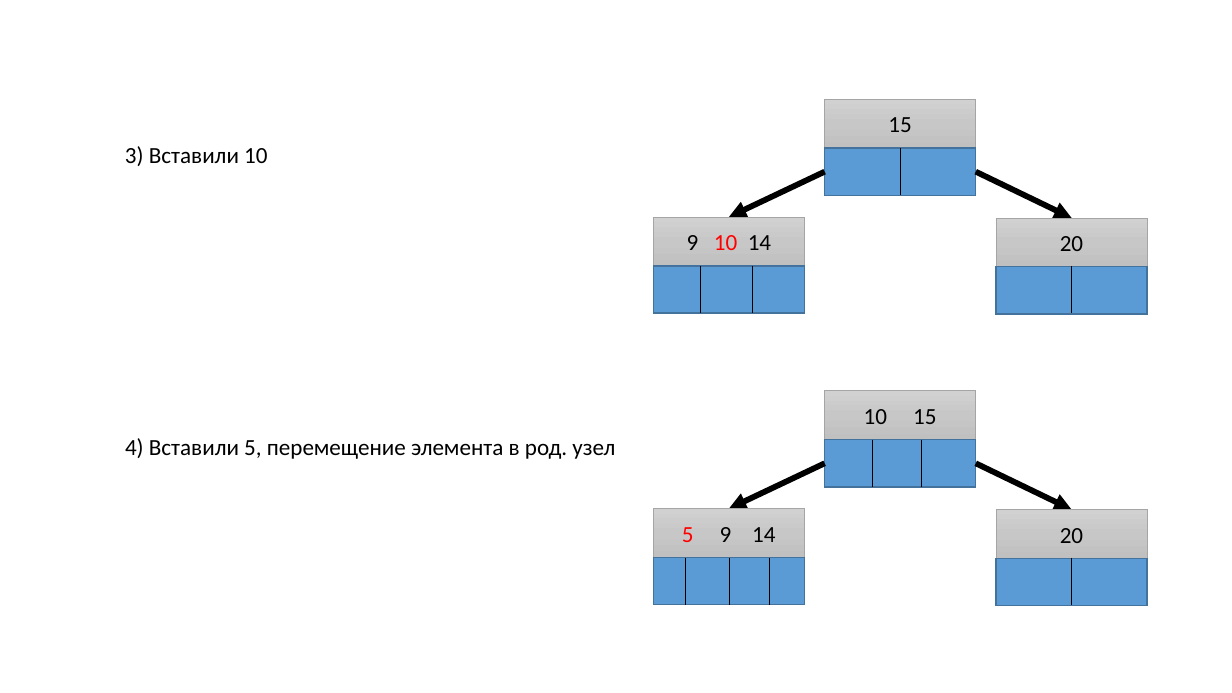
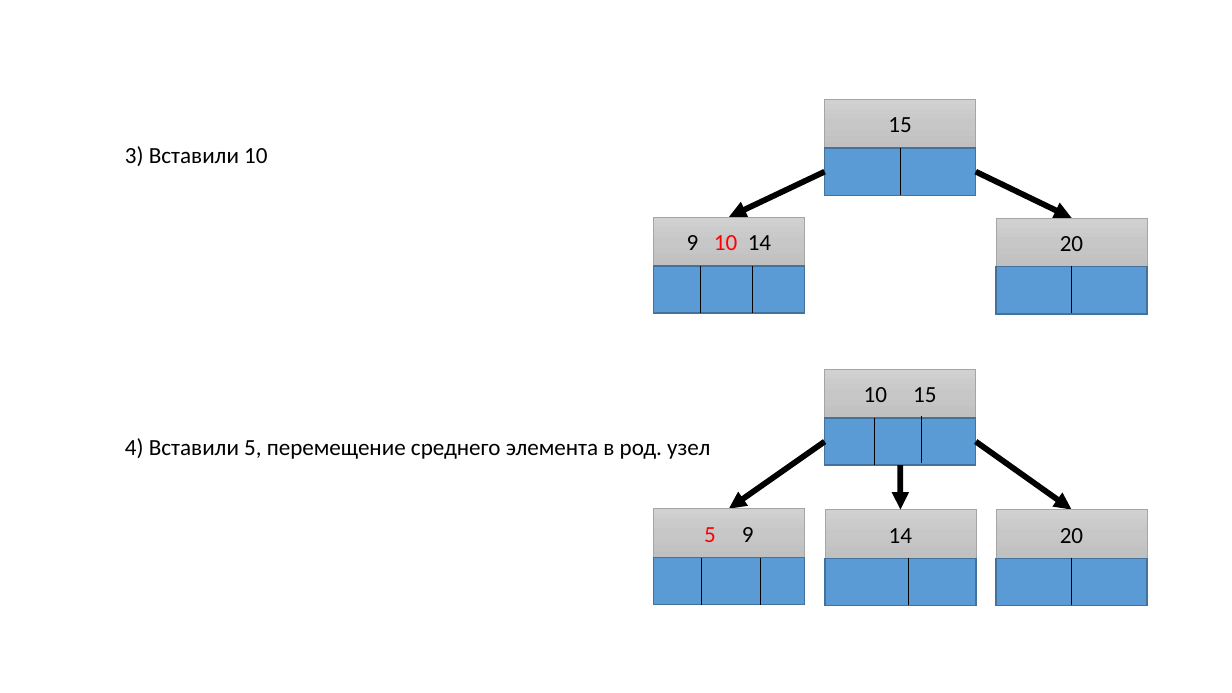
Before and after one commit to IluhaZaz/B_Tree, a slide deck: slide 8 of b_tree_final.pptx. Drawn at 1232x693 pixels with LibreOffice and Linux fonts; fonts in the diff are those of the drawing; background and template pictures are left out. Boxes give left, top, right and bottom in pixels: in the first picture for what was removed or moved away, otherwise in the second. Text is boxed around its words. In the diff, an @@ line names an element or a change of style, - is before the commit and + after.

```diff
--- a/b_tree_final.pptx
+++ b/b_tree_final.pptx
@@ 2 rectangles, 1 line: place and size @@
-2 rectangles, 1 line at [825, 391, 977, 487]
+2 rectangles, 1 line at [825, 369, 977, 465]
@@ line moved from (921, 440) - (921, 487) to (921, 416) - (921, 463) @@
@@ text at [125, 438, 710, 459]: text changed @@
-4) Вставили 5, перемещение элемента в род. узел
+4) Вставили 5, перемещение среднего элемента в род. узел
@@ arrow moved from (825, 463) - (729, 509) to (825, 442) - (729, 509) @@
@@ arrow moved from (976, 463) - (1072, 509) to (976, 442) - (1072, 509) @@
@@ arrow added from (900, 465) to (901, 509), #000000 4.5 pt @@
@@ rectangle added at [825, 509, 977, 558], fill gradient #D2D2D2 to #C8C8C8 to #C0C0C0, outline #A5A5A5 0.5 pt, 18 pt, text #000000 @@
+14
@@ text in rectangle at [704, 527, 754, 542]: text changed; text colour #000000 to #FF0000 @@
-5 9 14
+5 9
@@ line moved from (685, 557) - (685, 605) to (701, 557) - (701, 605) @@
@@ line moved from (729, 557) - (729, 605) to (761, 557) - (761, 605) @@
@@ rectangle added at [825, 558, 977, 605], fill #5B9BD5, outline #43739E 1 pt @@
@@ line moved from (769, 557) - (769, 605) to (909, 557) - (909, 605) @@
```
Also in this commit, not shown: 10 other slides changed, 6 other files.
